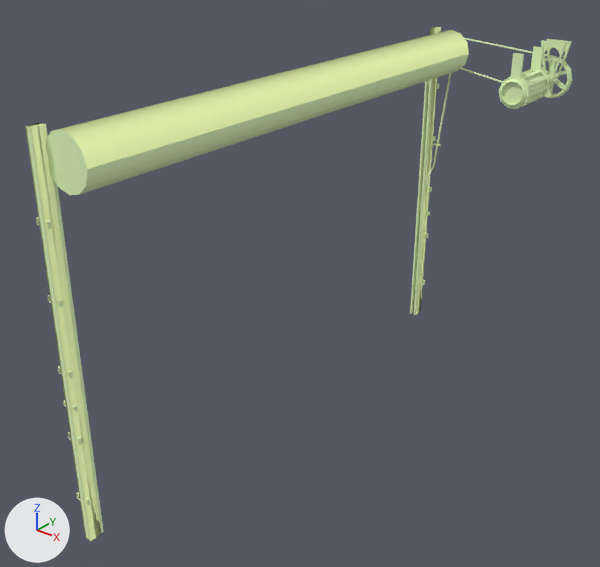
Two versions of the Blender file src/props_gameplay/door_slide_large.blend, one commit apart.
Rendered twice from a 50 mm lens placed at (146.0, -208.0, 117.0), pointed at (-11.0, -12.0, -4.0). Lighting does not change. The marker at lower left points along +X, +Y and +Z.

In view in the first picture: 'door_slide_large_physics', 'door_slide_large_reference'.
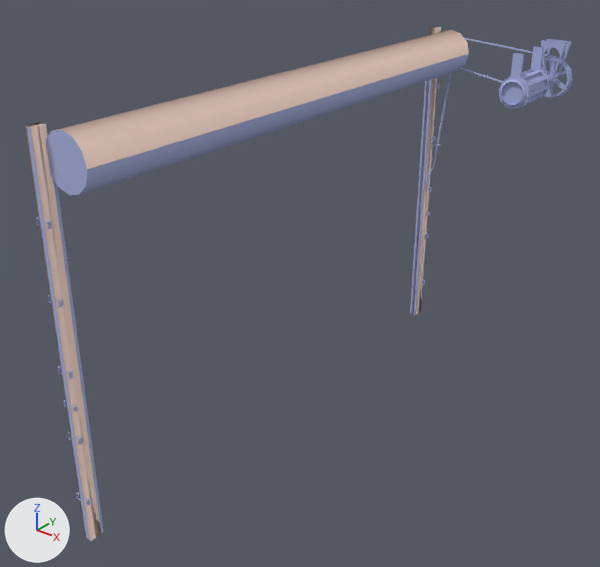
What differs and where, as boxes [x1, y1, x2, y2] in the pictures (600 x 567 px):
'door_slide_large_physics', recoloured (green to beige): [25, 27, 469, 541] in both
'door_slide_large_reference', recoloured (green to blue): [26, 38, 572, 539] in both

What changed in the scene script:
```text
Change mat_door_slide:
    mat_door_slide.base_color: (0.789, 0.98, 0.547) -> (0.414, 0.462, 0.748)  # green #e6fdc3 -> blue #acb5e0
Change mat_phy:
    mat_phy.base_color: (0.815, 0.928, 0.438) -> (0.701, 0.522, 0.454)  # green #e9f7b1 -> beige #dabfb4
```
